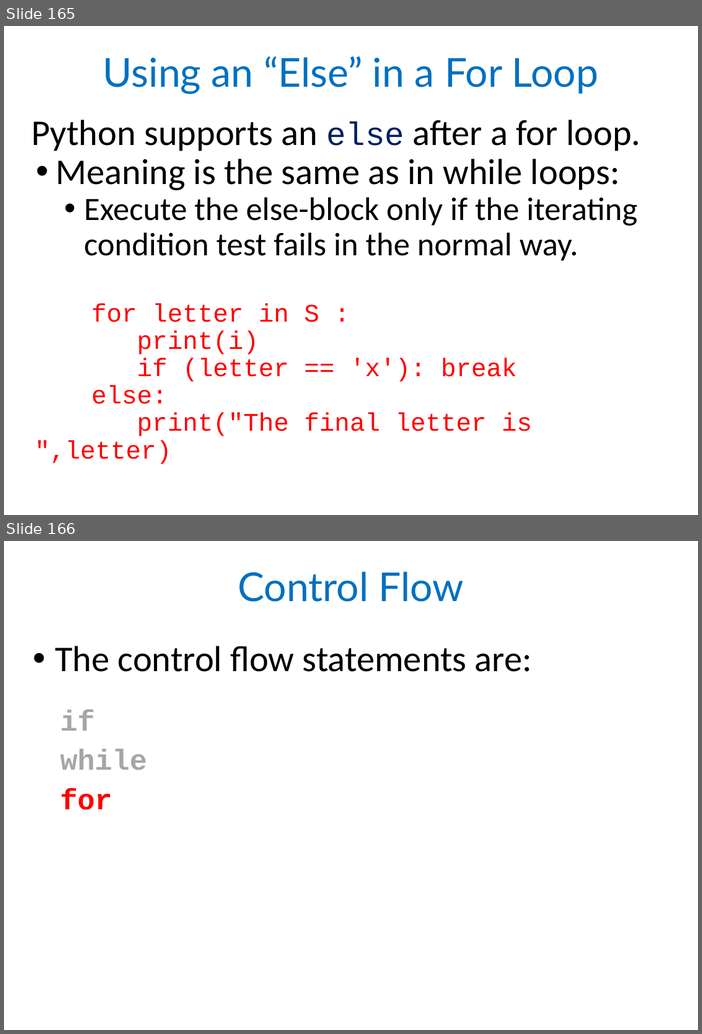
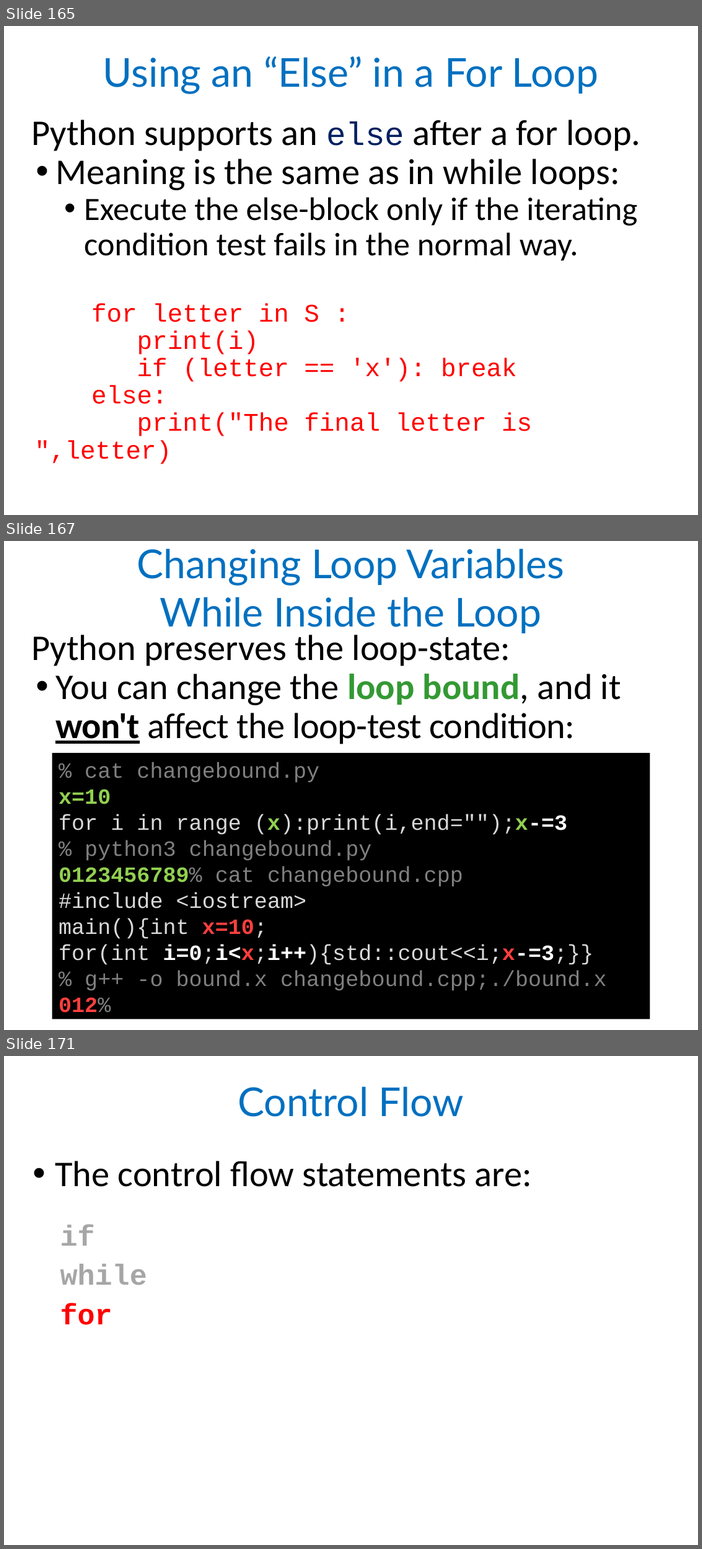
Before and after one commit to 25077667/NSYSU_python, a slide deck: ppt/Py20L5realfin.pptx. Shown one above the other, each under a label of ours: slides 165 and 166 before the commit, slides 165, 167 and 171 after it; the slides between them are not shown. The pictures are 702x1034 and 702x1549 pixels, drawn with LibreOffice and Linux fonts; fonts in the diff are those of the drawing. Boxes give left, top, right and bottom in pixels: in the first picture for what was removed or moved away, otherwise in the second. Text is boxed around its words. In the diff, an @@ line names an element or a change of style, - is before the commit and + after.

```diff
--- a/ppt/Py20L5realfin.pptx
+++ b/ppt/Py20L5realfin.pptx
@@ slide 167 added at <box>4,541,698,1030</box>, background #FFFFFF @@
@@ text added at <box>137,548,565,633</box>, 44 pt, text #0070C0 @@
+Changing Loop Variables
+While Inside the Loop
@@ text added at <box>31,635,622,744</box>, 40 pt, text #000000 @@
+Python preserves the loop-state:
+• You can change the loop bound, and it won't affect the loop-test condition:
@@ rectangle added at <box>52,753,651,1020</box>, fill #000000, 24 pt, text #808080 @@
+% cat changebound.py
+x=10
+for i in range (x):print(i,end="");x-=3
+% python3 changebound.py
+0123456789% cat changebound.cpp
+#include <iostream>
+main(){int x=10;
+for(int i=0;i<x;i++){std::cout<<i;x-=3;}}
+% g++ -o bound.x changebound.cpp;./bound.x
+012%
@@ what was slide 166 is now slide 171 @@
```
Also in this commit, not shown: 15 slides changed, 4 other slides added, 3 other files.
